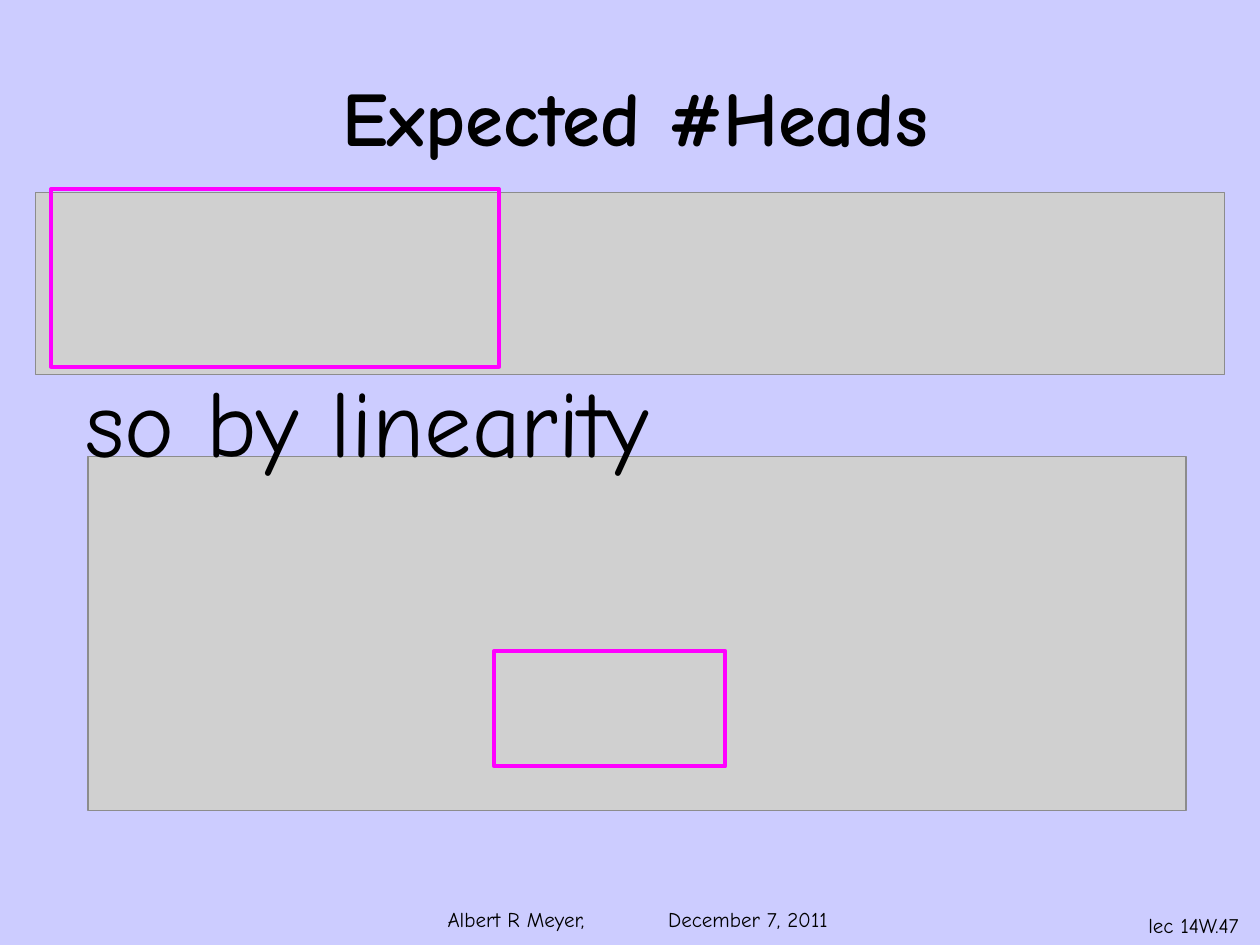
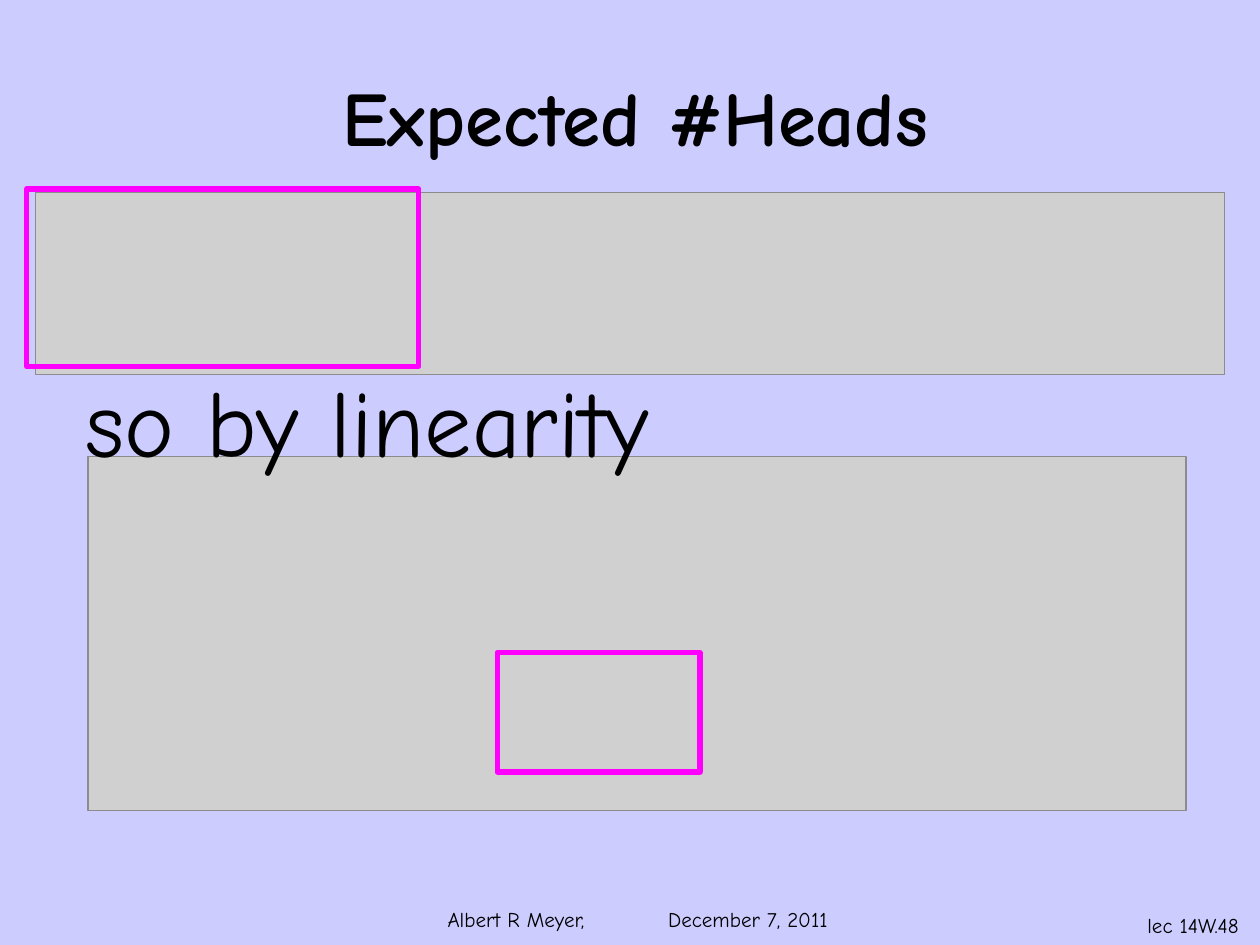
Before and after one commit to armeyer/mcs_web, a slide deck: slide 48 of fall11/slidesF11/slides14w.pptx (slide 47 before the commit). Drawn at 1260x945 pixels with LibreOffice and Linux fonts; fonts in the diff are those of the drawing; grey boxes stand for pictures; background and template pictures are left out. Boxes give left, top, right and bottom in pixels: in the first picture for what was removed or moved away, otherwise in the second. Text is boxed around its words. In the diff, an @@ line names an element or a change of style, - is before the commit and + after.

```diff
--- a/fall11/slidesF11/slides14w.pptx
+++ b/fall11/slidesF11/slides14w.pptx
@@ rectangle at (26,189,418,367): outline #FF00FF 2.25 pt to #FF00FF 3 pt @@
@@ rectangle: place and size @@
-rectangle at (52,189,499,367)
+rectangle at (26,189,418,367)
@@ rectangle: place and size @@
-rectangle at (494,651,724,767)
+rectangle at (498,653,701,772)
@@ rectangle at (498,653,701,772): outline #FF00FF 2.25 pt to #FF00FF 3 pt @@
@@ page number at (1147,918,1239,933): text changed @@
-lec 14W.47
+lec 14W.48
```
Also in this commit, not shown: 16 other slides changed, 1 slide added, 1 other file.
